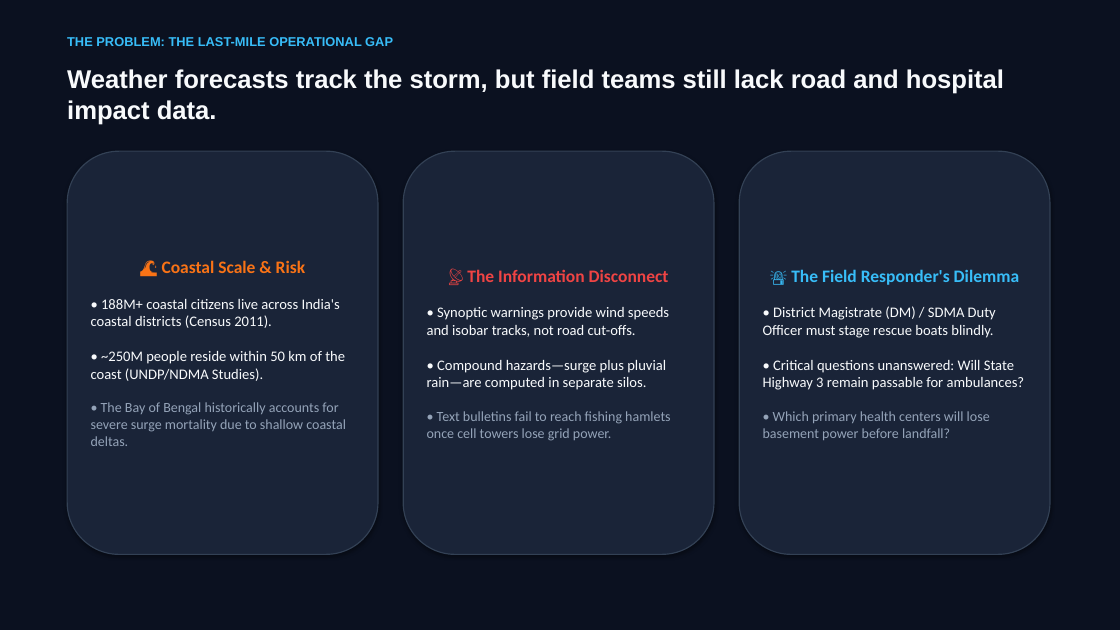
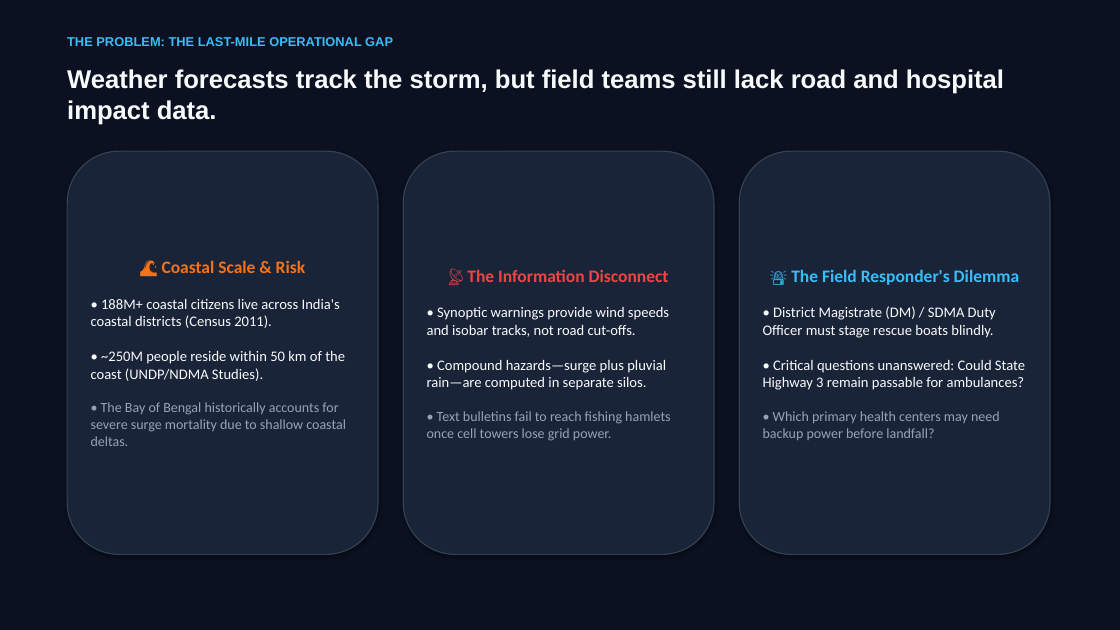
Before and after one commit to itsme-sherlock/CycloneShield, a slide deck: slide 2 of cycloneshield/CycloneShield_Pitch_Deck.pptx. Drawn at 1120x630 pixels with LibreOffice and Linux fonts; fonts in the diff are those of the drawing. Boxes give left, top, right and bottom in pixels: in the first picture for what was removed or moved away, otherwise in the second. Text is boxed around its words. In the diff, an @@ line names an element or a change of style, - is before the commit and + after.

```diff
--- a/cycloneshield/CycloneShield_Pitch_Deck.pptx
+++ b/cycloneshield/CycloneShield_Pitch_Deck.pptx
@@ text in rounded rectangle at (x1=763, y1=360, x2=1025, y2=440): text changed @@
-• Critical questions unanswered: Will State Highway 3 remain passable for ambulances?
-• Which primary health centers will lose basement power before landfall?
+• Critical questions unanswered: Could State Highway 3 remain passable for ambulances?
+• Which primary health centers may need backup power before landfall?
```
Also in this commit, not shown: 9 other slides changed, 1 slide added, 1 slide removed, 13 other files.
